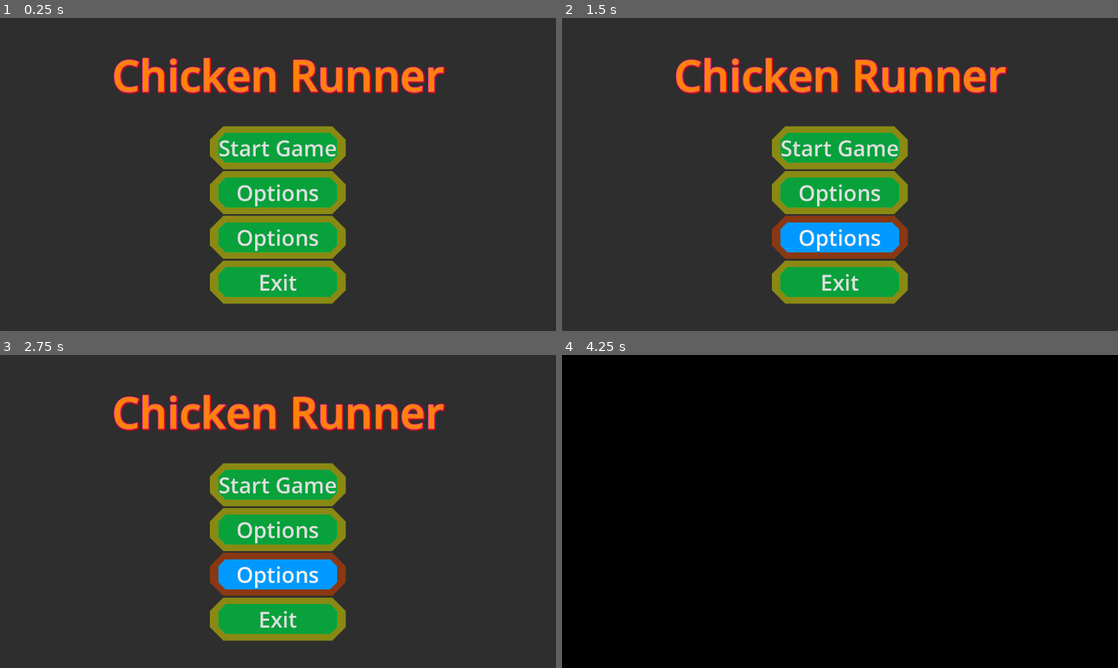
Above: before the commit, frames 1-4 (two rows, left to right).
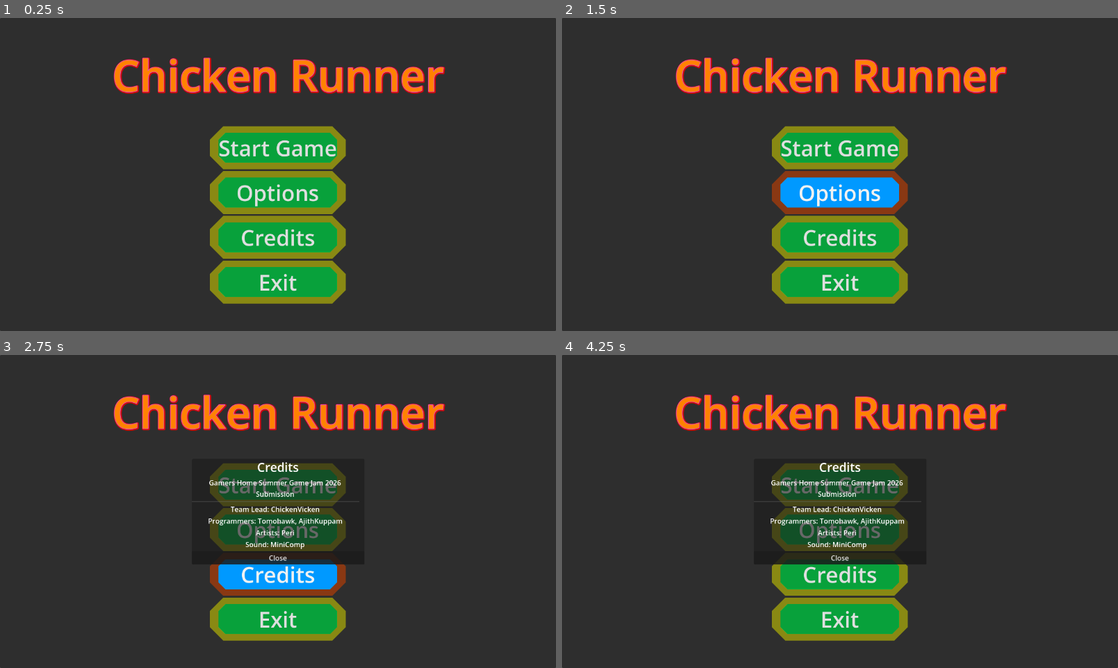
Above: after the commit, the same moments.

Repository: Tomohawk35/ChickenRunner
Game: Godot game, scene res://main_scenes/main_menu/main_menu.tscn
Same seed, same stepped clock (60 frames per second), same inputs: the game is played once before the commit and once after it.
Inputs (mouse positions are in pixels of both pictures, inside the frame that each line leads up to):
- Up to frame 1 (0.25 s): no input
- Up to frame 2 (1.5 s): click "Options" at 0.5 s; click "Options" at 1.25 s
- Up to frame 3 (2.75 s): click "Options" (after the commit: "Credits") at 2 s
- Up to frame 4 (4.25 s): click "Start Game" at 2.75 s; click (840, 483) at 3.5 s, where only the run after the commit has a clickable "Start Game"

The runs differ from the first frame. In frame 1, 0.4% of the frame differs, in the area x 42-58%, y 67-75%; in frame 2, 6.1%; in frame 3, 7.6%; in frame 4, 100%, in the area x 0-100%, y 0-100%.

Commit message:
Added credits to main menu

Diff:
--- a/chicken-runner/main_scenes/main_menu/main_menu.gd
+++ b/chicken-runner/main_scenes/main_menu/main_menu.gd
@@ -6,11 +6,16 @@
 @onready var exit_button: Button = %ExitButton
 @onready var credits_button: Button = %CreditsButton
 
+@onready var credits_panel: PanelContainer = %CreditsPanel
+@onready var close_button: Button = %CloseButton
+
 func _ready() -> void:
 	start_game_button.pressed.connect(_on_start_game_button_pressed)
 	options_button.pressed.connect(_on_options_button_pressed)
 	credits_button.pressed.connect(_on_credits_button_pressed)
 	exit_button.pressed.connect(_on_exit_button_pressed)
+	close_button.pressed.connect(_on_close_button_pressed)
+	credits_panel.hide()
 
 func _on_start_game_button_pressed() -> void:
 	GameManager.new_game()
@@ -19,7 +24,10 @@
 	pass
 
 func _on_credits_button_pressed() -> void:
-	pass # TODO:
+	credits_panel.show()
 
 func _on_exit_button_pressed() -> void:
 	get_tree().quit()
+
+func _on_close_button_pressed() -> void:
+	credits_panel.hide()
--- a/chicken-runner/main_scenes/main_menu/main_menu.tscn
+++ b/chicken-runner/main_scenes/main_menu/main_menu.tscn
@@ -95,7 +95,7 @@
 theme_override_font_sizes/font_size = 50
 theme_override_styles/normal = SubResource("StyleBoxFlat_70phs")
 theme_override_styles/hover = SubResource("StyleBoxFlat_egyqj")
-text = "Options"
+text = "Credits"
 
 [node name="ExitButton" type="Button" parent="Panel/VBoxContainer/VBoxContainer" unique_id=1938226035]
 unique_name_in_owner = true
@@ -104,3 +104,105 @@
 theme_override_styles/normal = SubResource("StyleBoxFlat_70phs")
 theme_override_styles/hover = SubResource("StyleBoxFlat_egyqj")
 text = "Exit"
+
+[node name="CreditsPanel" type="PanelContainer" parent="." unique_id=455196220]
+unique_name_in_owner = true
+layout_mode = 1
+anchors_preset = 8
+anchor_left = 0.5
+anchor_top = 0.5
+anchor_right = 0.5
+anchor_bottom = 0.5
+offset_left = -198.5
+offset_top = -42.5
+offset_right = 198.5
+offset_bottom = 42.5
+grow_horizontal = 2
+grow_vertical = 2
+
+[node name="MarginContainer" type="MarginContainer" parent="CreditsPanel" unique_id=1867878199]
+layout_mode = 2
+
+[node name="VBoxContainer" type="VBoxContainer" parent="CreditsPanel/MarginContainer" unique_id=1519289530]
+layout_mode = 2
+alignment = 1
+
+[node name="Label" type="Label" parent="CreditsPanel/MarginContainer/VBoxContainer" unique_id=1650732432]
+layout_mode = 2
+theme_override_font_sizes/font_size = 28
+text = "Credits"
+horizontal_alignment = 1
+
+[node name="ScrollContainer" type="ScrollContainer" parent="CreditsPanel/MarginContainer/VBoxContainer" unique_id=1011593721]
+custom_maximum_size = Vector2(-1, 512)
+layout_mode = 2
+horizontal_scroll_mode = 0
+vertical_scroll_mode = 5
+
+[node name="VBoxContainer" type="VBoxContainer" parent="CreditsPanel/MarginContainer/VBoxContainer/ScrollContainer" unique_id=501044088]
+custom_minimum_size = Vector2(384, 0)
+layout_mode = 2
+alignment = 1
+
+[node name="Label" type="Label" parent="CreditsPanel/MarginContainer/VBoxContainer/ScrollContainer/VBoxContainer" unique_id=1777895057]
+custom_minimum_size = Vector2(128, 0)
+layout_mode = 2
+text = "Gamers Home Summer Game Jam 2026 Submission"
+horizontal_alignment = 1
+autowrap_mode = 2
+
+[node name="HSeparator" type="HSeparator" parent="CreditsPanel/MarginContainer/VBoxContainer/ScrollContainer/VBoxContainer" unique_id=904690812]
+layout_mode = 2
+
+[node name="Label2" type="Label" parent="CreditsPanel/MarginContainer/VBoxContainer/ScrollContainer/VBoxContainer" unique_id=2063876521]
+custom_minimum_size = Vector2(128, 0)
+layout_mode = 2
+text = "Team Lead: ChickenVicken"
+horizontal_alignment = 1
+autowrap_mode = 2
+
+[node name="Label3" type="Label" parent="CreditsPanel/MarginContainer/VBoxContainer/ScrollContainer/VBoxContainer" unique_id=831178719]
+custom_minimum_size = Vector2(128, 0)
+layout_mode = 2
+text = "Programmers: Tomohawk, AjithKuppam"
+horizontal_alignment = 1
+autowrap_mode = 2
+
+[node name="Label4" type="Label" parent="CreditsPanel/MarginContainer/VBoxContainer/ScrollContainer/VBoxContainer" unique_id=849816256]
+custom_minimum_size = Vector2(128, 0)
+layout_mode = 2
+text = "Artists: Peri"
+horizontal_alignment = 1
+autowrap_mode = 2
+
+[node name="Label5" type="Label" parent="CreditsPanel/MarginContainer/VBoxContainer/ScrollContainer/VBoxContainer" unique_id=458734261]
+custom_minimum_size = Vector2(128, 0)
+layout_mode = 2
+text = "Sound: MiniComp"
+horizontal_alignment = 1
+autowrap_mode = 2
+
+[node name="VBoxContainer2" type="VBoxContainer" parent="CreditsPanel/MarginContainer/VBoxContainer/ScrollContainer" unique_id=1581234763]
+visible = false
+custom_minimum_size = Vector2(384, 0)
+layout_mode = 2
+alignment = 1
+
+[node name="Label" type="Label" parent="CreditsPanel/MarginContainer/VBoxContainer/ScrollContainer/VBoxContainer2" unique_id=153878383]
+custom_minimum_size = Vector2(128, 0)
+layout_mode = 2
+text = "Gamers Home Summer Game Jam 2026 Submission"
+horizontal_alignment = 1
+autowrap_mode = 2
+
+[node name="Label2" type="Label" parent="CreditsPanel/MarginContainer/VBoxContainer/ScrollContainer/VBoxContainer2" unique_id=1789305758]
+custom_minimum_size = Vector2(128, 0)
+layout_mode = 2
+text = "Team Lead: ChickenVicken"
+horizontal_alignment = 1
+autowrap_mode = 2
+
+[node name="CloseButton" type="Button" parent="CreditsPanel/MarginContainer/VBoxContainer" unique_id=907908448]
+unique_name_in_owner = true
+layout_mode = 2
+text = "Close"
